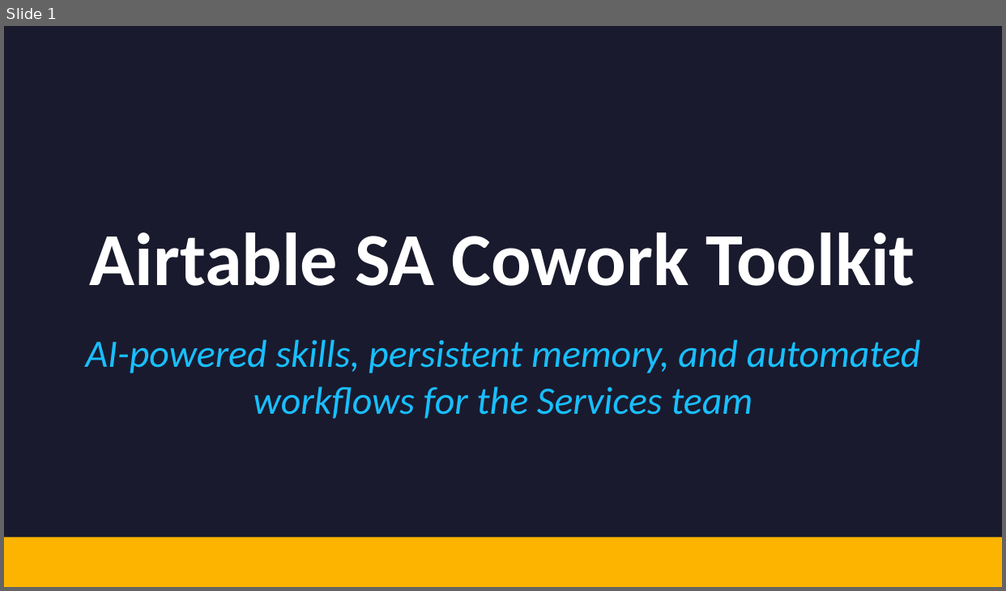
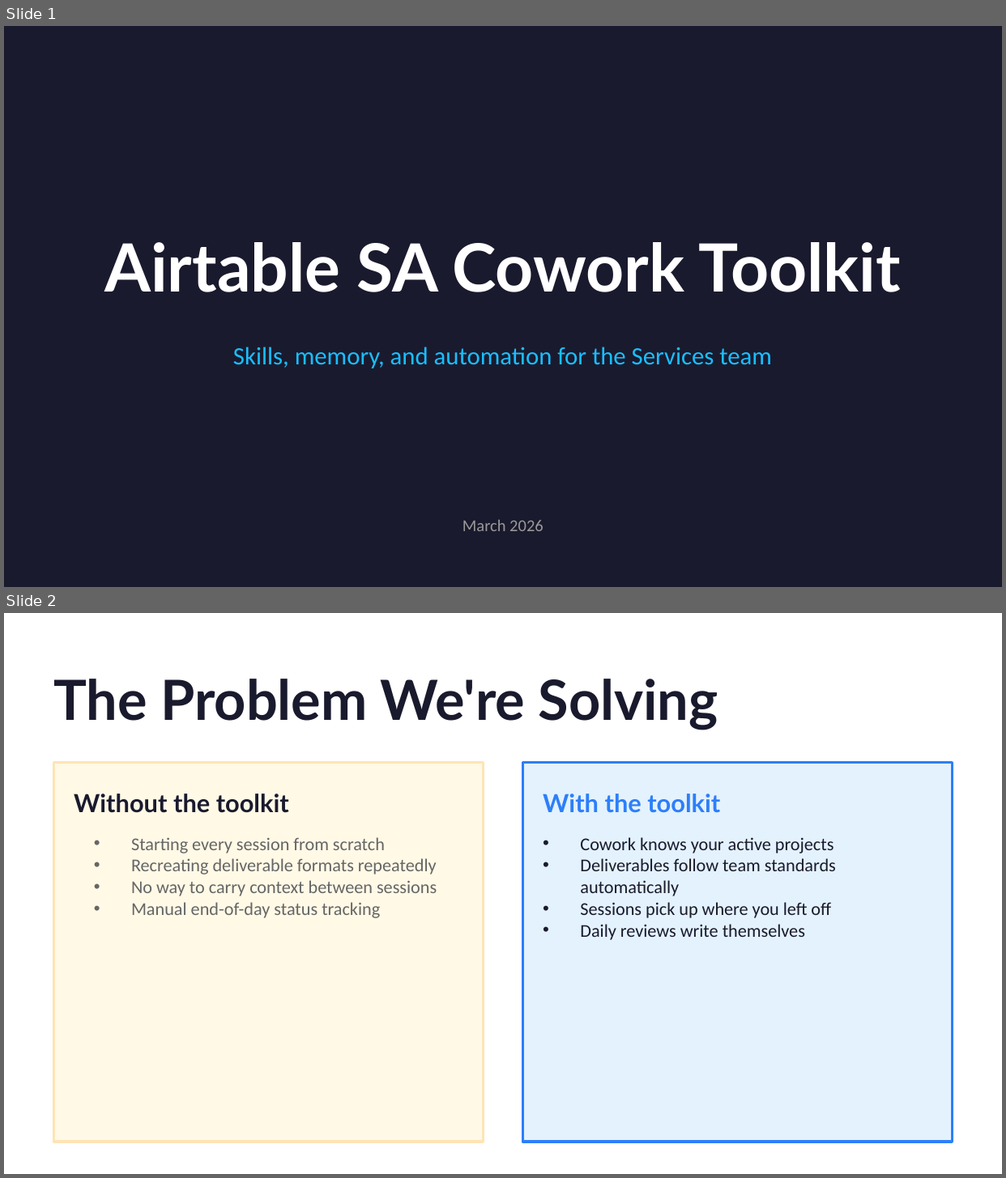
Before and after one commit to dsteven12/airtable-sa-skills, a slide deck: docs/SA-Cowork-Toolkit-Overview.pptx. Shown one above the other, each under a label of ours: slide 1 before the commit, slides 1 and 2 after it. The pictures are 1006x591 and 1006x1178 pixels, drawn with LibreOffice and Linux fonts; fonts in the diff are those of the drawing. Boxes give left, top, right and bottom in pixels: in the first picture for what was removed or moved away, otherwise in the second. Text is boxed around its words. In the diff, an @@ line names an element or a change of style, - is before the commit and + after.

Commit message:
Initial commit: 26 Cowork skills, vault scaffold, CLAUDE.md template, onboarding docs, overview deck

```diff
--- a/docs/SA-Cowork-Toolkit-Overview.pptx
+++ b/docs/SA-Cowork-Toolkit-Overview.pptx
@@ slide 2 added at (x1=4, y1=613, x2=1002, y2=1174), background #FFFFFF @@
@@ text added at (x1=54, y1=679, x2=718, y2=730), 40 pt, text #1A1A2E, bold @@
+The Problem We're Solving
@@ rectangle added at (x1=54, y1=763, x2=483, y2=1142), fill #FFF9E6, outline #FFE4B5 2 pt @@
@@ rectangle added at (x1=523, y1=763, x2=952, y2=1142), fill #E3F2FD, outline #2D7FF9 2 pt @@
@@ text added at (x1=74, y1=794, x2=289, y2=813), 18 pt, text #1A1A2E, bold @@
+Without the toolkit
@@ text added at (x1=543, y1=794, x2=720, y2=813), 18 pt, text #2D7FF9, bold @@
+With the toolkit
@@ text added at (x1=131, y1=837, x2=437, y2=918), 13 pt, text #666666 @@
+• Starting every session from scratch
+• Recreating deliverable formats repeatedly
+• No way to carry context between sessions
+• Manual end-of-day status tracking
@@ text added at (x1=580, y1=837, x2=836, y2=940), 13 pt, text #1A1A2E @@
+• Cowork knows your active projects
+• Deliverables follow team standards automatically
+• Sessions pick up where you left off
+• Daily reviews write themselves
@@ slide 1 changed as well @@
@@ text "Airtable SA Cowork Toolkit" at (x1=104, y1=242, x2=901, y2=292): size 54 to 48 pt, font Calibri to Lato @@
@@ text at (x1=233, y1=347, x2=772, y2=369): text changed; size 28 to 18 pt; italic off @@
-AI-powered skills, persistent memory, and automated workflows for the Services team
+Skills, memory, and automation for the Services team
@@ text added at (x1=462, y1=520, x2=543, y2=531), 12 pt, text #999999 @@
+March 2026
@@ rectangle removed at (x1=4, y1=537, x2=1002, y2=587) @@
```
Also in this commit, not shown: 10 other slides added, 11 slides removed.
